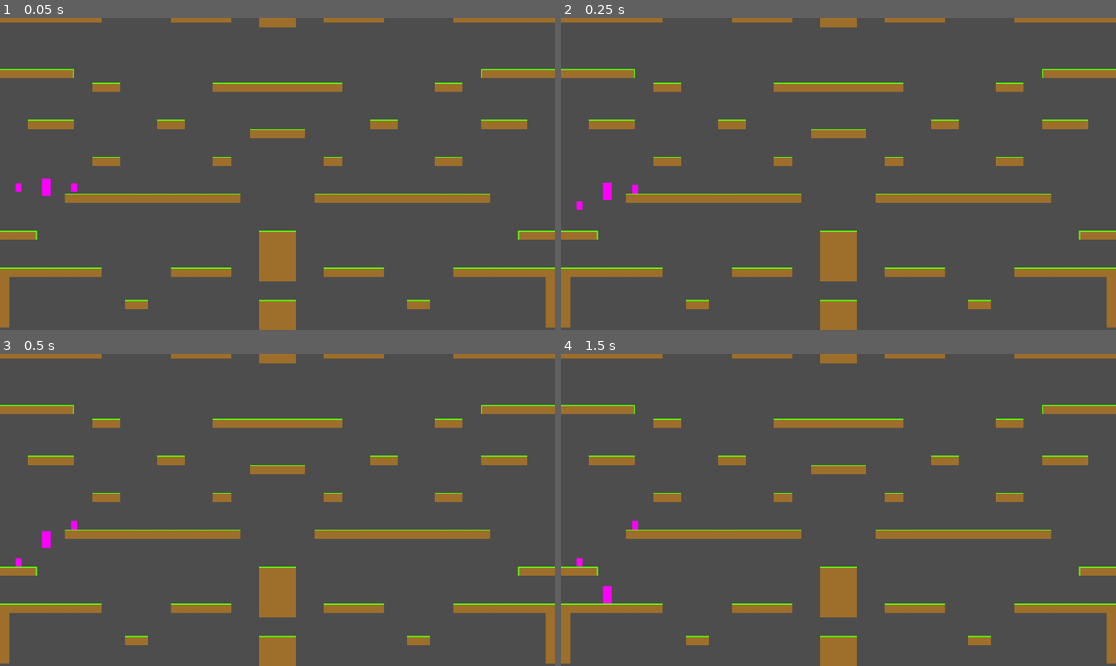
Above: before the commit, frames 1-4 (two rows, left to right).
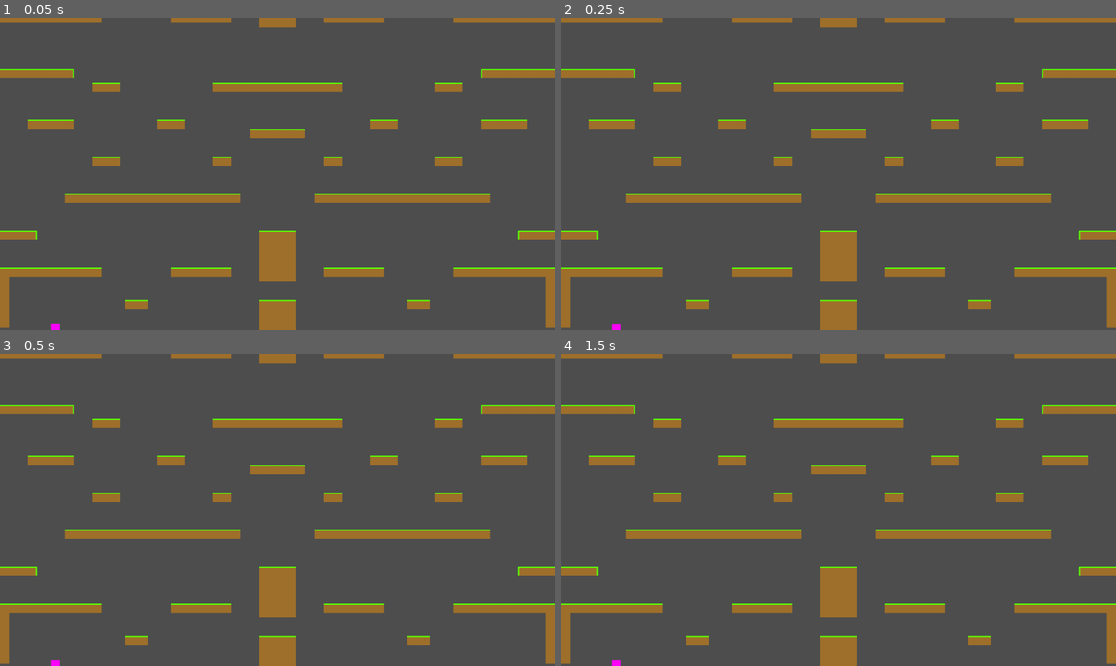
Above: after the commit, the same moments.

Repository: xwilson03/CometsCrown
Game: Godot game, scene res://world/root.tscn
Same seed, same stepped clock (60 frames per second), same inputs: the game is played once before the commit and once after it.
Inputs:
- Up to frame 1 (0.05 s): no input
- Up to frame 2 (0.25 s): no input
- Up to frame 3 (0.5 s): no input
- Up to frame 4 (1.5 s): tap Enter at 1.25 s

The runs differ from the first frame. In frame 1, 0.2% of the frame differs, in the area x 2-14%, y 51-100%; in frame 2, 0.2%; in frame 3, 0.2%; in frame 4, 0.2%, in the area x 2-14%, y 53-100%.

Commit message:
updates spawn positions

Diff:
--- a/player/PlayerConfig.gd
+++ b/player/PlayerConfig.gd
@@ -7,4 +7,3 @@
 @export var jump_input: String
 
 @export var respawn_delay: float
-@export var spawn_position: Vector2
--- a/player/acolyte/Acolyte.gd
+++ b/player/acolyte/Acolyte.gd
@@ -2,6 +2,7 @@
 
 
 @export var player_config: PlayerConfig
+@export var spawn_position: Vector2
 
 @export var SPEED: float = 250.0
 @export var X_ACCELERATION: float = 50.0
@@ -12,6 +13,7 @@
 
 func _ready():
 	player_config = get_parent()
+	spawn_position = global_position
 	$Area2D.area_entered.connect(_on_attack_collision)
 
 	spawn()
@@ -54,5 +56,5 @@
 
 func spawn():
 	velocity = Vector2.ZERO
-	position = player_config.spawn_position
+	global_position = spawn_position
 	show()
--- a/player/astron/Astron.gd
+++ b/player/astron/Astron.gd
@@ -2,6 +2,7 @@
 
 
 @export var player_config: PlayerConfig
+@export var spawn_position: Vector2
 
 @export var SPEED: float = 250.0
 @export var X_ACCELERATION: float = 25.0
@@ -18,6 +19,7 @@
 
 func _ready():
 	player_config = get_parent()
+	spawn_position = global_position
 	$Area2D.area_entered.connect(_on_attack_collision)
 
 	spawn()
@@ -65,5 +67,5 @@
 
 func spawn():
 	velocity = Vector2.ZERO
-	position = player_config.spawn_position
+	global_position = spawn_position
 	show()
--- a/world/root.tscn
+++ b/world/root.tscn
@@ -55,22 +55,22 @@
 layer_0/tile_data = PackedInt32Array(57, 65536, 1, 58, 65536, 1, 59, 65536, 1, 60, 65536, 1, 61, 65536, 1, 62, 65536, 1 …(18061 unchanged characters)…
 
 [node name="Astron" parent="." instance=ExtResource("2_2yhwf")]
+position = Vector2(192, 1088)
 left_input = "astron_left"
 right_input = "astron_right"
 jump_input = "astron_jump"
 respawn_delay = 1.0
-spawn_position = Vector2(160, 584)
 
 [node name="Acolyte1" parent="." instance=ExtResource("2_n41xe")]
+position = Vector2(256, 1104)
 left_input = "acolyte1_left"
 right_input = "acolyte1_right"
 jump_input = "acolyte1_jump"
 respawn_delay = 1.0
-spawn_position = Vector2(64, 584)
 
 [node name="Acolyte2" parent="." instance=ExtResource("2_n41xe")]
+position = Vector2(320, 1104)
 left_input = "acolyte2_left"
 right_input = "acolyte2_right"
 jump_input = "acolyte2_jump"
 respawn_delay = 1.0
-spawn_position = Vector2(256, 584)
